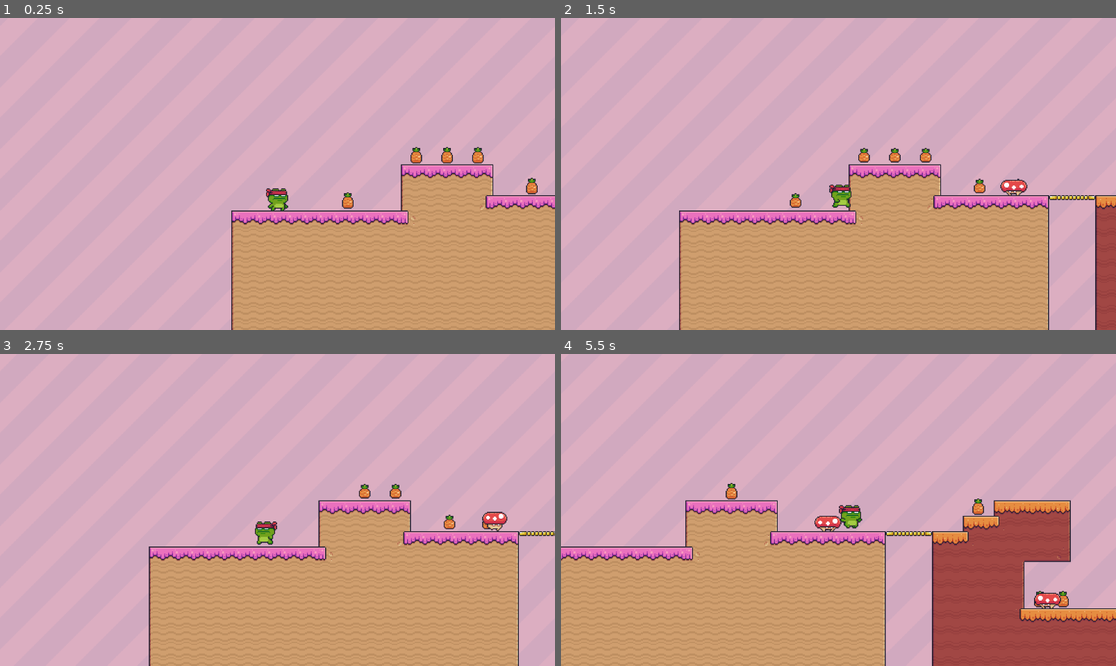
Above: before the commit, frames 1-4 (two rows, left to right).
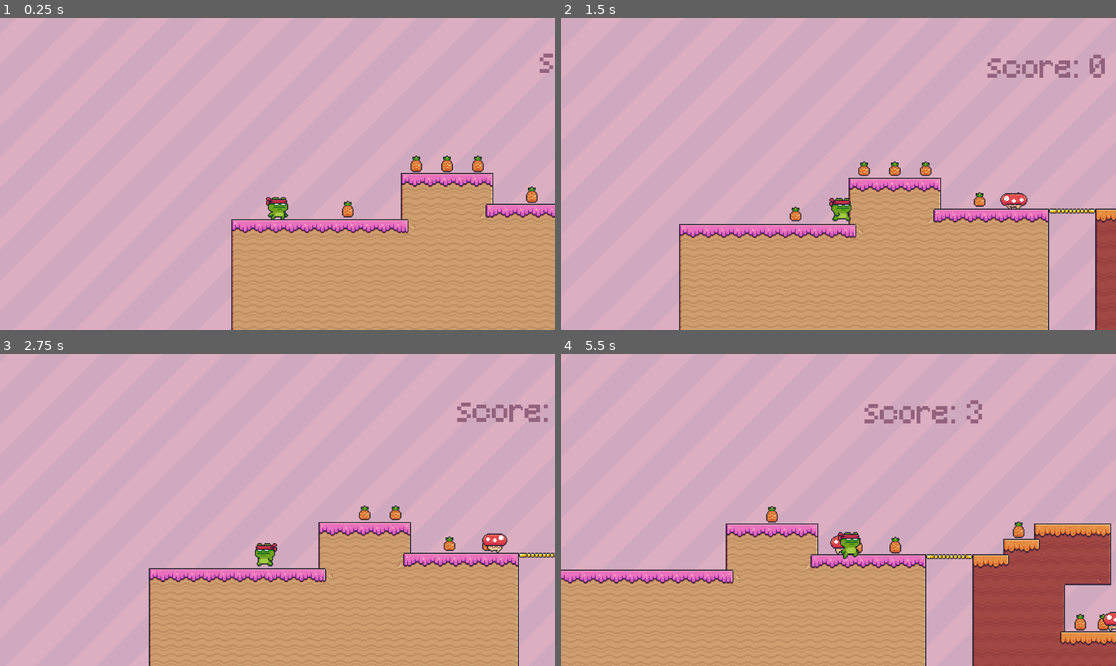
Above: after the commit, the same moments.

Repository: partzel/froggytrial
Game: Godot game, scene res://scenes/stages/stage_001.tscn
Two runs of this game, one before a commit and one after it. Both use one fixed random seed, a clock stepped at 60 frames per second and the inputs below.
Inputs:
- Up to frame 1 (0.25 s): no input
- Up to frame 2 (1.5 s): tap Enter (ui_accept) at 0.5, 0.77 s; hold Right (ui_right) from 0.53 s (still down)
- Up to frame 3 (2.75 s): tap Enter (ui_accept) at 1.52 s; release Right (ui_right) at 2.03 s; hold Left (ui_left) from 2.03 s (still down)
- Up to frame 4 (5.5 s): release Left (ui_left) at 2.78 s; hold Right (ui_right) 2.78-4.28 s; tap Enter (ui_accept) at 3.02, 3.77, 4.52 s; hold Left (ui_left) 4.28-5.03 s; hold Right (ui_right) from 5.03 s (still down)

The runs differ from the first frame. In frame 1, 4.9% of the frame differs, in the area x 41-100%, y 11-98%; in frame 2, 7.9%; in frame 3, 9.0%; in frame 4, 22%, in the area x 0-100%, y 14-100%.

Commit message:
feat: add score label

Diff:
--- a/scenes/stages/stage_001.tscn
+++ b/scenes/stages/stage_001.tscn
@@ -6,6 +6,7 @@
 [ext_resource type="Texture2D" uid="uid://bsb46ep33iwwh" path="res://assets/sprites/Background/Pink.png" id="3_4lc5m"]
 [ext_resource type="PackedScene" uid="uid://ctfruhjbewl51" path="res://scenes/utils/killzone.tscn" id="3_88bwl"]
 [ext_resource type="PackedScene" uid="uid://cu1t48nxxhf6r" path="res://scenes/entities/fruit.tscn" id="3_atanf"]
+[ext_resource type="FontFile" uid="uid://is7hl8wky48r" path="res://assets/fonts/Minecraft.ttf" id="5_4lc5m"]
 [ext_resource type="PackedScene" uid="uid://bq5oc7txhhxcv" path="res://scenes/entities/enemy.tscn" id="5_xi2wu"]
 [ext_resource type="PackedScene" uid="uid://ctpsrq8vc1o2k" path="res://scenes/utils/game_manager.tscn" id="6_d4dfe"]
 
@@ -320,6 +321,7 @@
 distance = -162.0
 
 [node name="stage_001" type="Node2D"]
+position = Vector2(144, -24)
 
 [node name="Terrain" type="TileMap" parent="."]
 tile_set = SubResource("TileSet_88bwl")
@@ -334,6 +336,7 @@
 JUMP_VELOCITY = -400.0
 
 [node name="Camera" type="Camera2D" parent="Player"]
+position = Vector2(0, -32)
 zoom = Vector2(2, 2)
 limit_bottom = 140
 position_smoothing_enabled = true
@@ -344,7 +347,7 @@
 [node name="CollisionShape2D" type="CollisionShape2D" parent="KillZone"]
 shape = SubResource("WorldBoundaryShape2D_xi2wu")
 
-[node name="Pickups" type="Node" parent="."]
+[node name="Pickups" type="Node2D" parent="."]
 
 [node name="Fruit" parent="Pickups" instance=ExtResource("3_atanf")]
 position = Vector2(73, 5)
@@ -373,7 +376,7 @@
 [node name="Fruit9" parent="Pickups" instance=ExtResource("3_atanf")]
 position = Vector2(520, 70)
 
-[node name="enemies" type="Node" parent="."]
+[node name="enemies" type="Node2D" parent="."]
 
 [node name="Enemy" parent="enemies" instance=ExtResource("5_xi2wu")]
 position = Vector2(574, 65)
@@ -383,5 +386,16 @@
 position = Vector2(346, -15)
 speed = 100.0
 
+[node name="CanvasLayer" type="CanvasLayer" parent="."]
+
 [node name="GameManager" parent="." instance=ExtResource("6_d4dfe")]
 unique_name_in_owner = true
+
+[node name="ScoreLabel" type="Label" parent="GameManager"]
+offset_left = 416.0
+offset_top = -184.0
+offset_right = 508.0
+offset_bottom = -152.0
+theme_override_colors/font_color = Color(0.572205, 0.382982, 0.491601, 1)
+theme_override_fonts/font = ExtResource("5_4lc5m")
+theme_override_font_sizes/font_size = 32
--- a/scripts/game_manager.gd
+++ b/scripts/game_manager.gd
@@ -1,7 +1,11 @@
 extends Node
 
 var score: int = 0
+@onready var score_label: Label = $ScoreLabel
+
+func _ready():
+	score_label.text = "score: " + str(score)
 
 func update_score(amount: int):
 	score += amount
-	print("score: " + str(score))
+	score_label.text = "score: " + str(score)
--- a/scripts/killzone.gd
+++ b/scripts/killzone.gd
@@ -3,7 +3,10 @@
 @onready var timer: Timer = $Timer
 
 func _on_body_entered(body: Node2D) -> void:
-	timer.start(1)
+	Engine.set_time_scale(0.25)
+	body.get_node("CollisionShape2D").queue_free()
+	timer.start(0.5)
 
 func _on_timer_timeout() -> void:
 	get_tree().reload_current_scene()
+	Engine.set_time_scale(1)
Not shown: 1 places in scenes/stages/stage_001.tscn that only renumber resources
